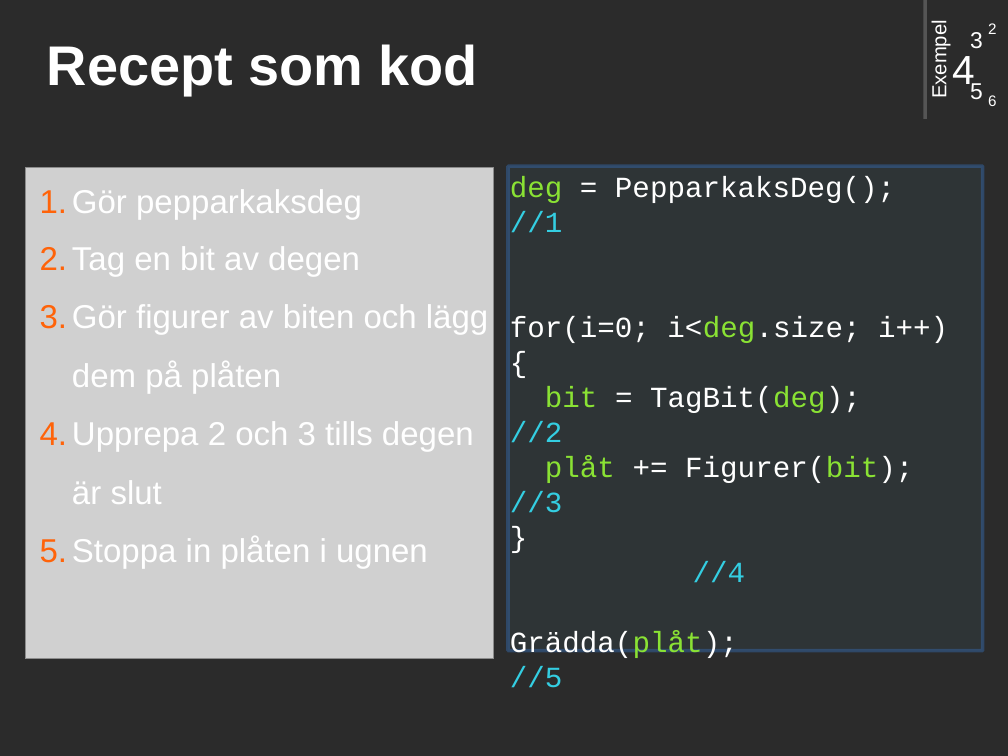
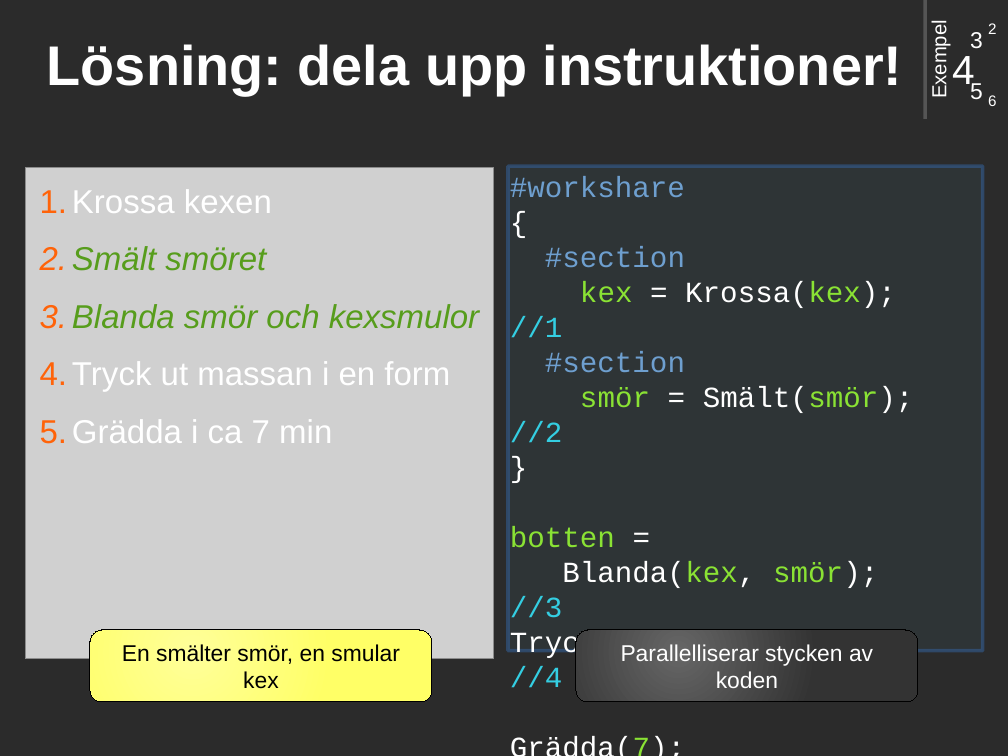
Before and after one commit to saifthe1/openfoam-openmp, a slide deck: slide 11 of presentation/pres.odp. Drawn at 1008x756 pixels with LibreOffice and Linux fonts; fonts in the diff are those of the drawing; grey boxes stand for pictures; background and template pictures are left out; a plain dark background stands for a picture behind light text. Boxes give left, top, right and bottom in pixels: in the first picture for what was removed or moved away, otherwise in the second. Text is boxed around its words. In the diff, an @@ line names an element or a change of style, - is before the commit and + after.

```diff
--- a/presentation/pres.odp
+++ b/presentation/pres.odp
@@ title at [47,44,903,95]: text changed @@
-Recept som kod
+Lösning: dela upp instruktioner!
@@ text at [510,176,914,660]: text changed @@
-deg = PepparkaksDeg(); //1
-for(i=0; i<deg.size; i++)
-{
-bit = TagBit(deg); //2
-plåt += Figurer(bit); //3
-} //4
-Grädda(plåt); //5
+#workshare
+{
+#section
+kex = Krossa(kex); //1
+#section
+smör = Smält(smör); //2
+}
+botten =
+Blanda(kex, smör); //3
+TryckUtIForm(botten); //4
+Grädda(7); //5
@@ text at [72,189,479,443]: text changed @@
-1. Gör pepparkaksdeg
-2. Tag en bit av degen
-3. Gör figurer av biten och lägg
-   dem på plåten
-4. Upprepa 2 och 3 tills degen
-   är slut
-5. Stoppa in plåten i ugnen
+1. Krossa kexen
+2. Smält smöret
+3. Blanda smör och kexsmulor
+4. Tryck ut massan i en form
+5. Grädda i ca 7 min
@@ rounded rectangle added at [90,630,432,702], fill gradient #FFFF99 to #FFFF66, outline #000000 0 pt, 18 pt, text #000000 @@
+En smälter smör, en smular kex
@@ rounded rectangle added at [576,630,918,702], fill gradient #666666 to #333333, outline #000000 0 pt, 18 pt, text #FFFFFF @@
+Parallelliserar stycken av koden
```
